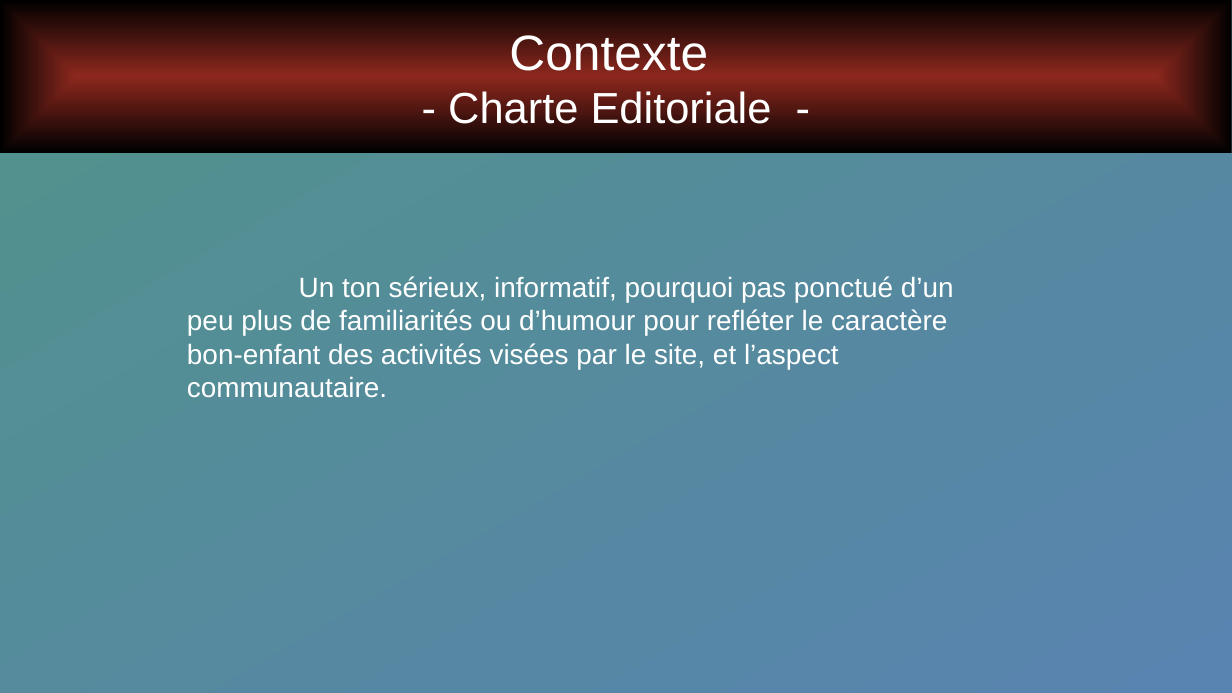
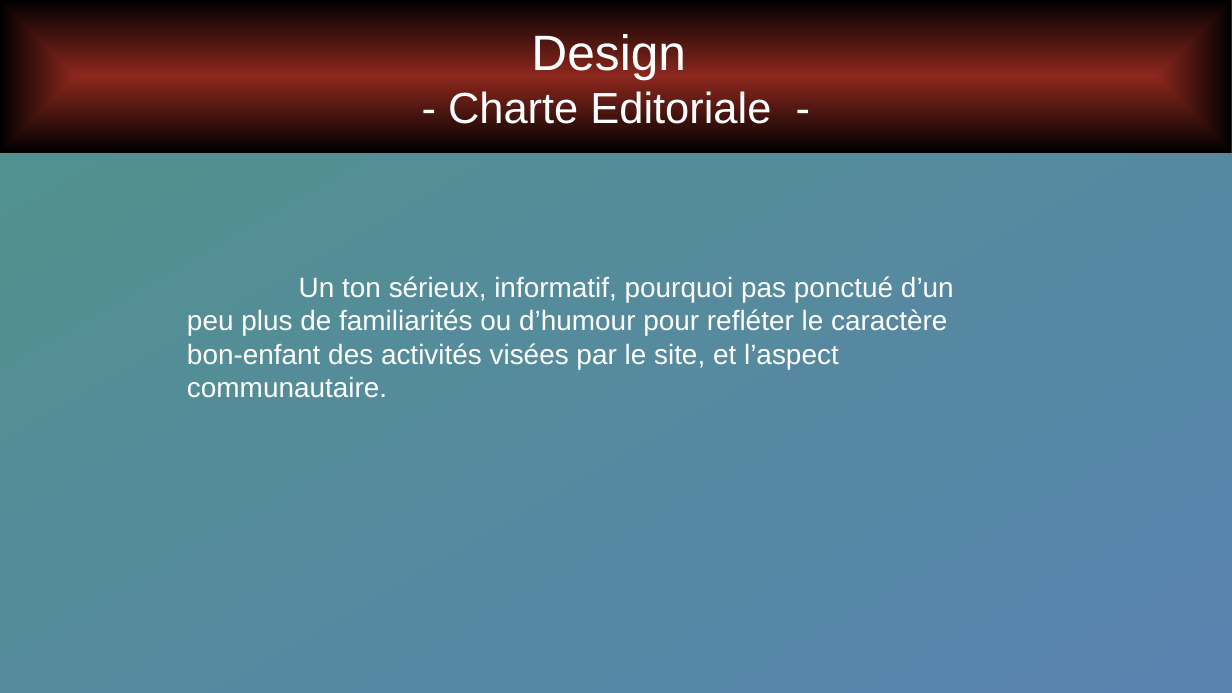
Before and after one commit to Arb4n/ADRAR-Repo-P3-2307, a slide deck: slide 9 of 230726OralProjetUMLMaquette/MeinProjekt_CDC.pptx (slide 4 before the commit). Drawn at 1232x693 pixels with LibreOffice and Linux fonts; fonts in the diff are those of the drawing. Boxes give left, top, right and bottom in pixels: in the first picture for what was removed or moved away, otherwise in the second. Text is boxed around its words. In the diff, an @@ line names an element or a change of style, - is before the commit and + after.

Commit message:
230802 - Projekt Présentation

```diff
--- a/230726OralProjetUMLMaquette/MeinProjekt_CDC.pptx
+++ b/230726OralProjetUMLMaquette/MeinProjekt_CDC.pptx
@@ text in rectangle at [448, 30, 771, 132]: text changed @@
-Contexte
-- Charte Editoriale -
+Design
+- Charte Editoriale -
```
Also in this commit, not shown: 4 other files.
